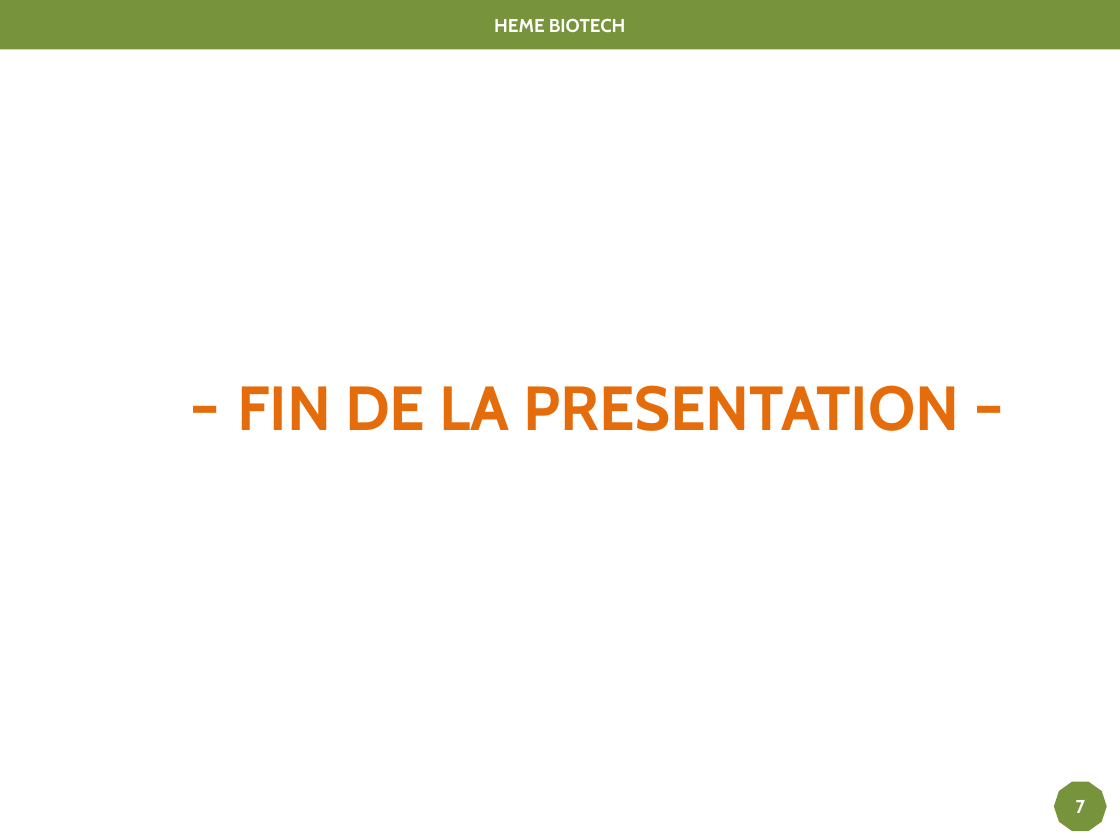
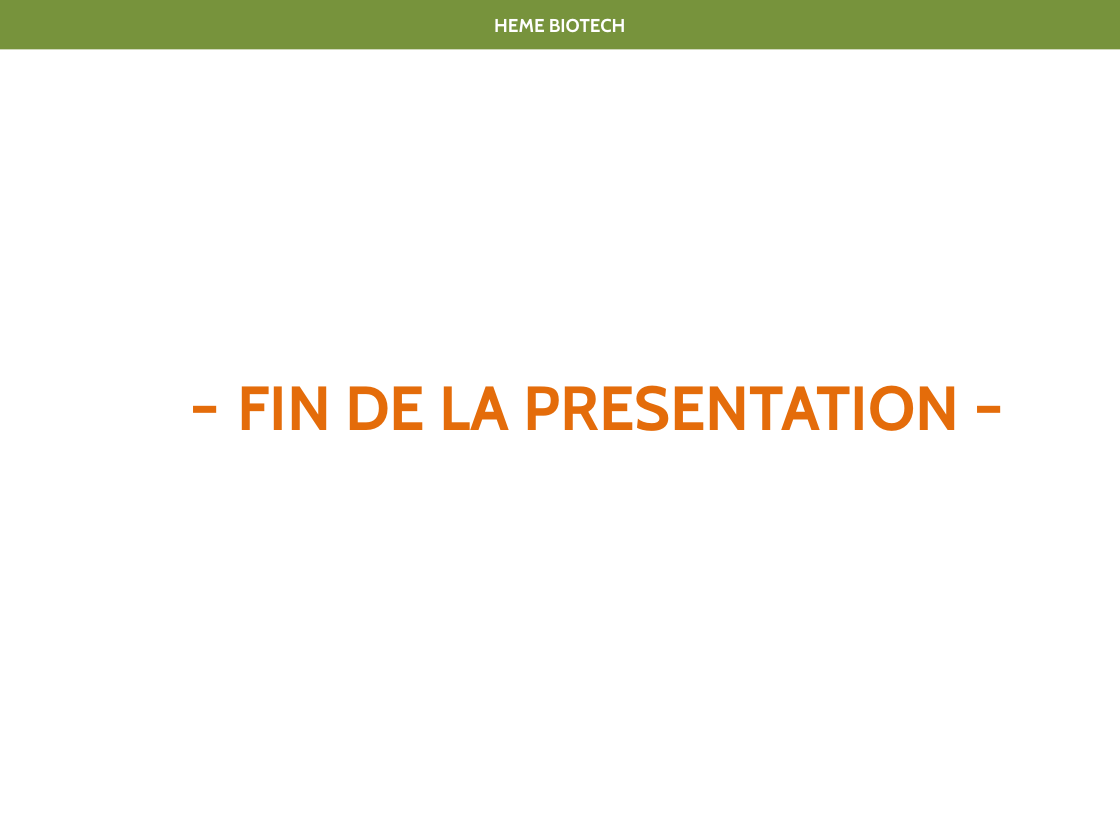
Before and after one commit to bende47/Project_DA_Java_EN_Come_to_the_Rescue_of_a_Java_Application, a slide deck: slide 13 of Projet P2.pptx. Drawn at 1120x840 pixels with LibreOffice and Linux fonts; fonts in the diff are those of the drawing. Boxes give left, top, right and bottom in pixels: in the first picture for what was removed or moved away, otherwise in the second. Text is boxed around its words. In the diff, an @@ line names an element or a change of style, - is before the commit and + after.

```diff
--- a/Projet P2.pptx
+++ b/Projet P2.pptx
@@ decagon removed at <box>1054,782,1107,831</box> @@
-7
```
Also in this commit, not shown: 8 other slides changed.
